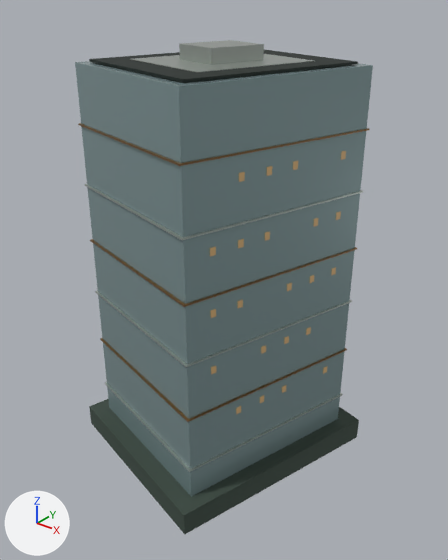
An edit to the glTF model landmarks/assets/china-overseas.glb, drawn before and after from the same camera.
Before and after are seen from a 50 mm lens placed at (88.4, -109.6, 115.7), pointed at (1.8, -1.3, 48.5). The axes (+X, +Y, +Z) are drawn at lower left. The lights are the same throughout. The first picture is the older version. Vertices at exactly the same position are counted once.

The scene before the commit, as lines of its bpy script (objects in view):
```python
ob_crown_screen = bpy.data.objects.new('crown_screen', me_crown_screen)
ob_crown_screen.location = (0.0, 0.0, 0.0)
ob_crown_step = bpy.data.objects.new('crown_step', me_crown_step)
ob_crown_step.location = (0.0, 0.0, 0.0)
ob_envelope = bpy.data.objects.new('envelope', me_envelope)
ob_envelope.location = (0.0, 0.0, 0.0)
ob_floor_bands = bpy.data.objects.new('floor_bands', me_floor_bands)
ob_floor_bands.location = (0.0, 0.0, 0.0)
ob_floor_bands_001 = bpy.data.objects.new('floor_bands.001', me_floor_bands_001)
ob_floor_bands_001.location = (0.0, 0.0, 0.0)
ob_night_windows = bpy.data.objects.new('night_windows', me_night_windows)
ob_night_windows.location = (0.0, 0.0, 0.0)
ob_podium = bpy.data.objects.new('podium', me_podium)
ob_podium.location = (0.0, 0.0, 0.0)
# also in view: 'roof_deck' at (0.0, 0.0, 99.7)
```
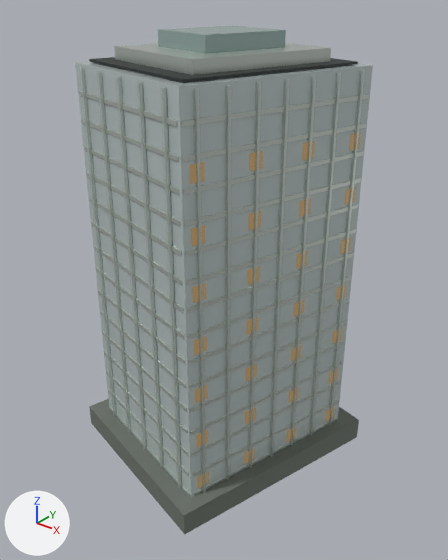
Edits to the scene script, one JSON object a line:
```json
{"op": "set", "path": "mat_glass.base_color", "old": "(0.27, 0.381, 0.392)", "new": "(0.558, 0.644, 0.631)", "note": "grey #8ea6a8 -> light grey #c5d2d0"}
{"op": "set", "path": "mat_stone.base_color", "old": "(0.0452, 0.0704, 0.0545)", "new": "(0.153, 0.175, 0.15)", "note": "greyish green #3c4b42 -> grey #6d746c"}
{"block": "me_crown_step", "where": "# used by ob_crown_step; location = (0.0, 0.0, 0.0)"}
{"op": "remove", "block": "me_crown_step", "code": "me_crown_step.from_pydata(...)  # 8 vertices, 12 faces; spans x -16.5..16.5, y -18.0..18.0, z 95.0..100.0"}
{"op": "add", "block": "me_crown_step", "code": "me_crown_step.from_pydata(...)  # 8 vertices, 12 faces; spans x -19.2..19.2, y -20.9..20.9, z 99.8..102.6"}
{"block": "me_crown_step", "change": "me_crown_step part 1: the whole mesh is rebuilt"}
{"block": "me_crown_screen", "where": "# used by ob_crown_screen; location = (0.0, 0.0, 0.0)"}
{"op": "remove", "block": "me_crown_screen", "code": "me_crown_screen.from_pydata(...)  # 8 vertices, 12 faces; spans x -7.5..7.4, y -8.1..8.1, z 100.0..103.2"}
{"op": "remove", "block": "me_crown_screen", "code": "me_crown_screen.materials.append(mat_metal)  # light grey #c2cac3"}
{"op": "add", "block": "me_crown_screen", "code": "me_crown_screen.from_pydata(...)  # 8 vertices, 12 faces; spans x -11.2..11.2, y -12.2..12.2, z 102.0..106.0"}
{"block": "me_crown_screen", "change": "me_crown_screen part 2: the whole mesh is rebuilt"}
{"op": "add", "block": "me_crown_screen", "code": "me_crown_screen.materials.append(mat_glass_alt)  # grey #9eb6b0"}
{"block": "me_night_windows", "where": "# used by ob_night_windows; location = (0.0, 0.0, 0.0)"}
{"op": "remove", "block": "me_night_windows", "code": "me_night_windows.from_pydata(...)  # 180 vertices, 90 faces; spans x -25.2..25.2, y -23.1..23.1, z 24.1..81.9"}
{"op": "add", "block": "me_night_windows", "code": "me_night_windows.from_pydata(...)  # 224 vertices, 112 faces; spans x -26.3..26.3, y -27.2..27.2, z 7.5..85.3"}
{"block": "me_night_windows", "change": "me_night_windows part 3: 88 vertices removed from x 15.6..25.2, y -23.1..12.1, z 24.1..81.9; 112 vertices added at x 14.5..26.3, y -27.2..16.2, z 7.5..85.3"}
{"block": "me_night_windows", "change": "other edits to the shape of me_night_windows do not show in these pictures"}
{"op": "add", "block": "me_fins", "code": ["me_fins = bpy.data.meshes.new('fins')", "me_fins.from_pydata(...)  # 192 vertices, 288 faces; spans x -26.5..26.5, y -28.6..28.6, z 0.5..98.5", "me_fins.materials.append(mat_metal)  # light grey #d5ddd6"]}
{"op": "remove", "block": "ob_floor_bands_001", "code": ["ob_floor_bands_001 = bpy.data.objects.new('floor_bands.001', me_floor_bands_001)", "ob_floor_bands_001.location = (0.0, 0.0, 0.0)"]}
{"op": "add", "block": "ob_fins", "code": ["ob_fins = bpy.data.objects.new('fins', me_fins)", "ob_fins.location = (0.0, 0.0, 0.0)"]}
```

Boxes (x1, y1, x2, y2) around the edits, measured in the pictures (448 x 560 px):
```json
{"object": "envelope", "change": "recoloured", "before": [75, 61, 373, 496], "after": [75, 61, 373, 496], "on screen": "grey to light grey"}
{"object": "fins", "change": "added", "after": [80, 67, 365, 493]}
{"object": "podium", "change": "recoloured", "before": [89, 399, 359, 534], "after": [89, 399, 359, 534], "on screen": "lighter"}
{"object": "crown_step", "change": "reshaped", "before": [130, 54, 314, 72], "after": [114, 43, 331, 75]}
{"object": "crown_screen", "change": "reshaped", "before": [179, 40, 264, 65], "after": [158, 26, 286, 54]}
{"object": "night_windows", "change": "reshaped", "before": [210, 151, 346, 414], "after": [190, 132, 361, 488]}
{"object": "floor_bands.001", "change": "deleted", "before": [78, 123, 370, 422]}
{"object": "floor_bands", "change": "unchanged, uncovered by the edit", "before": [85, 184, 363, 472], "after": [79, 91, 369, 496]}
```
